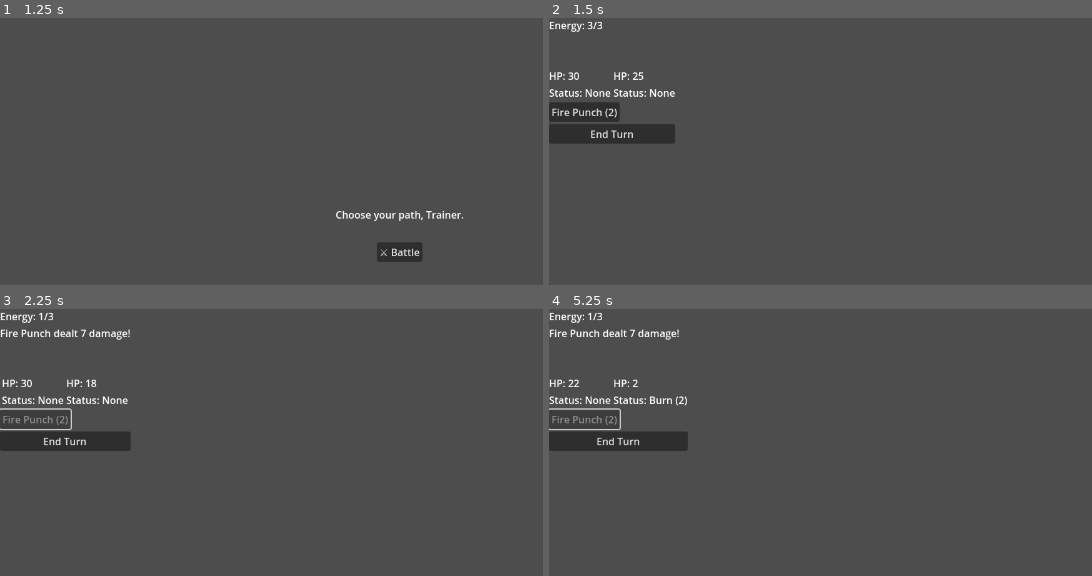
Above: before the commit, frames 1-4 (two rows, left to right).
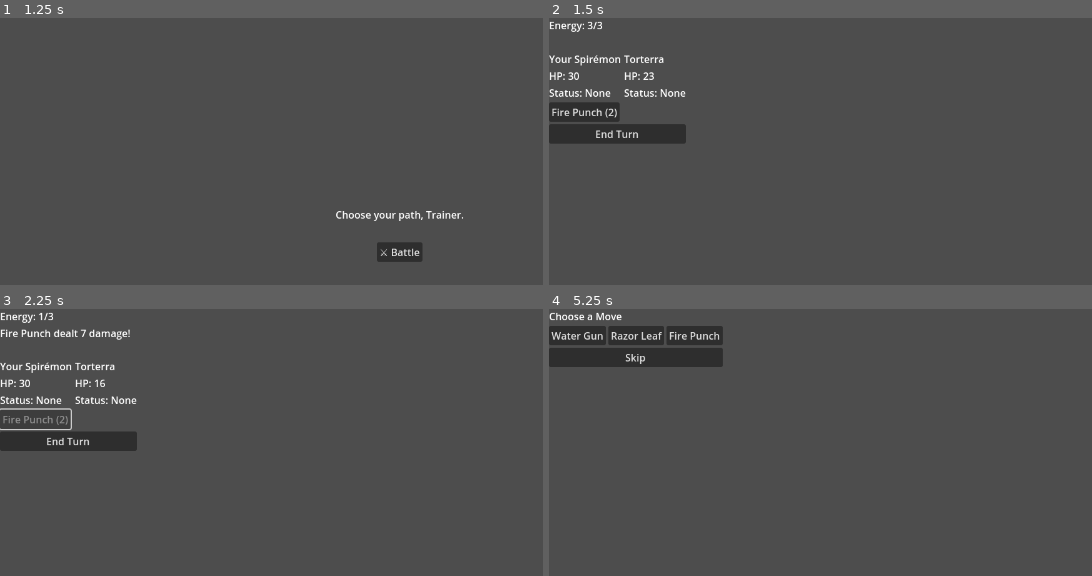
Above: after the commit, the same moments.

Repository: Thanushan925/Spiremon
Game: Godot game, scene res://scenes/main_menu/main_menu.tscn
Two runs of this game, one before a commit and one after it. Both use one fixed random seed, a clock stepped at 60 frames per second and the inputs below.
Inputs:
- Up to frame 1 (1.25 s): click "Start Run" at 0.5 s
- Up to frame 2 (1.5 s): click "⚔ Battle" at 1.25 s
- Up to frame 3 (2.25 s): click "Fire Punch (2)" at 2 s
- Up to frame 4 (5.25 s): click "End Turn" at 2.75 s; click "Fire Punch (2)" at 3.5 s; click "End Turn" at 4.25 s; click "Fire Punch (2)" at 5 s

Frame 1 is identical in both runs. In frame 2, 1.0% of the frame differs, in the area x 0-26%, y 13-47%; in frame 3, 1.2%; in frame 4, 7.1%, in the area x 0-33%, y 1-54%.

Commit message:
Added an enemy variety so it's more unique in each run

Diff:
--- /dev/null
+++ b/resources/enemies/empoleon.tres
@@ -0,0 +1,10 @@
+[gd_resource type="Resource" script_class="EnemyData" load_steps=2 format=3 uid="uid://ou48fh2m6hsw"]
+
+[ext_resource type="Script" uid="uid://dn0ay2uqcn1i0" path="res://scripts/battle/enemy_data.gd" id="1_p5q2c"]
+
+[resource]
+script = ExtResource("1_p5q2c")
+name = "Empoleon"
+base_hp = 24
+base_damage = 2
+metadata/_custom_type_script = "uid://dn0ay2uqcn1i0"
--- /dev/null
+++ b/resources/enemies/infernape.tres
@@ -0,0 +1,10 @@
+[gd_resource type="Resource" script_class="EnemyData" load_steps=2 format=3 uid="uid://d1cn4lfrdqgne"]
+
+[ext_resource type="Script" uid="uid://dn0ay2uqcn1i0" path="res://scripts/battle/enemy_data.gd" id="1_daxcc"]
+
+[resource]
+script = ExtResource("1_daxcc")
+name = "Infernape"
+base_hp = 20
+base_damage = 4
+metadata/_custom_type_script = "uid://dn0ay2uqcn1i0"
--- /dev/null
+++ b/resources/enemies/torterra.tres
@@ -0,0 +1,10 @@
+[gd_resource type="Resource" script_class="EnemyData" load_steps=2 format=3 uid="uid://qq14tll507mg"]
+
+[ext_resource type="Script" uid="uid://dn0ay2uqcn1i0" path="res://scripts/battle/enemy_data.gd" id="1_goia2"]
+
+[resource]
+script = ExtResource("1_goia2")
+name = "Torterra"
+base_hp = 18
+base_damage = 3
+metadata/_custom_type_script = "uid://dn0ay2uqcn1i0"
--- a/scripts/battle/battle_scene.gd
+++ b/scripts/battle/battle_scene.gd
@@ -1,5 +1,7 @@
 extends Control
 
+@onready var player_name_label = $VBoxContainer/HBoxContainer/VBoxContainer/PlayerName
+@onready var enemy_name_label = $VBoxContainer/HBoxContainer/VBoxContainer2/EnemyName
 @onready var player_hp_label = $VBoxContainer/HBoxContainer/VBoxContainer/PlayerHP
 @onready var enemy_hp_label = $VBoxContainer/HBoxContainer/VBoxContainer2/EnemyHP
 @onready var player_status_label = $VBoxContainer/HBoxContainer/VBoxContainer/PlayerStatus
@@ -20,6 +22,8 @@
 
 var player_hp = 0
 var enemy_hp = 20
+var enemy_damage = 4
+var current_enemy: EnemyData = null
 
 var player_turn = true
 
@@ -32,9 +36,23 @@
 var enemy_statuses: Array = []
 var used_move_indices_this_turn: Array[int] = []
 
+func load_random_enemy():
+	var enemy_pool: Array[EnemyData] = [
+		load("res://resources/enemies/torterra.tres"),
+		load("res://resources/enemies/infernape.tres"),
+		load("res://resources/enemies/empoleon.tres")
+	]
+
+	current_enemy = enemy_pool.pick_random()
+
 func scale_enemy():
 	var depth = RunManager.run_depth
-	enemy_hp = 20 + (depth * 5)
+
+	if current_enemy == null:
+		return
+
+	enemy_hp = current_enemy.base_hp + (depth * 5)
+	enemy_damage = current_enemy.base_damage + depth
 
 func add_log(text: String):
 	battle_log.text += text + "\n"
@@ -69,6 +87,7 @@
 	RunManager.player_hp = player_hp
 	used_move_indices_this_turn.clear()
 	load_moves()
+	load_random_enemy()
 	scale_enemy()
 	update_ui()
 	setup_moves()
@@ -139,7 +158,7 @@
 func enemy_turn():
 	apply_status_effects(player_statuses, true)
 
-	var damage = 4
+	var damage = enemy_damage
 	player_hp -= damage
 	RunManager.player_hp = player_hp
 
@@ -169,6 +188,12 @@
 	return false
 
 func update_ui():
+	player_name_label.text = "Your Spirémon"
+	if current_enemy != null:
+		enemy_name_label.text = current_enemy.name
+	else:
+		enemy_name_label.text = "Unknown Enemy"
+
 	player_hp_label.text = "HP: " + str(player_hp)
 	enemy_hp_label.text = "HP: " + str(enemy_hp)
 	energy_label.text = "Energy: " + str(current_energy) + "/" + str(max_energy)
--- /dev/null
+++ b/scripts/battle/enemy_data.gd
@@ -0,0 +1,6 @@
+extends Resource
+class_name EnemyData
+
+@export var name: String
+@export var base_hp: int
+@export var base_damage: int
Not shown, added: scripts/battle/enemy_data.gd.uid
